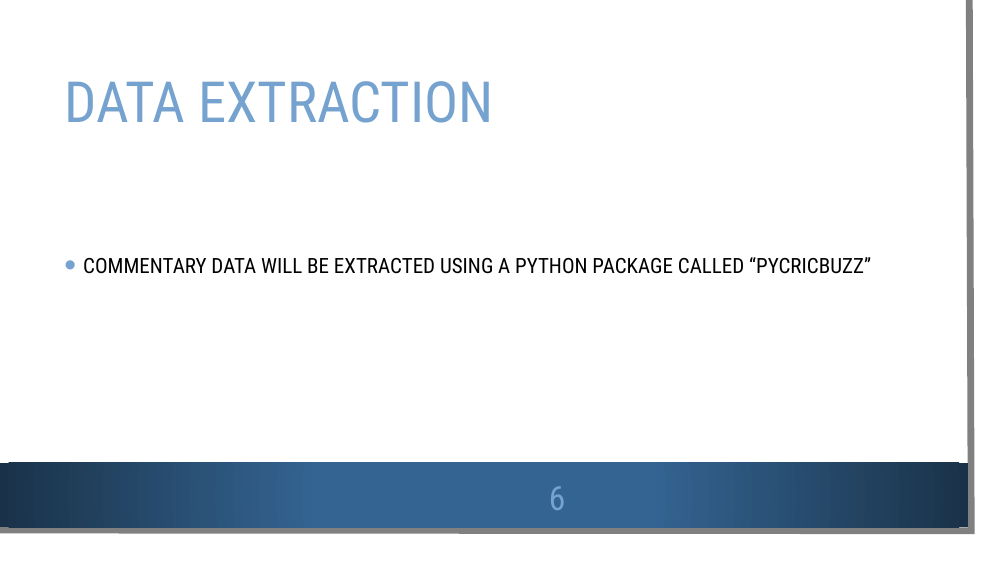
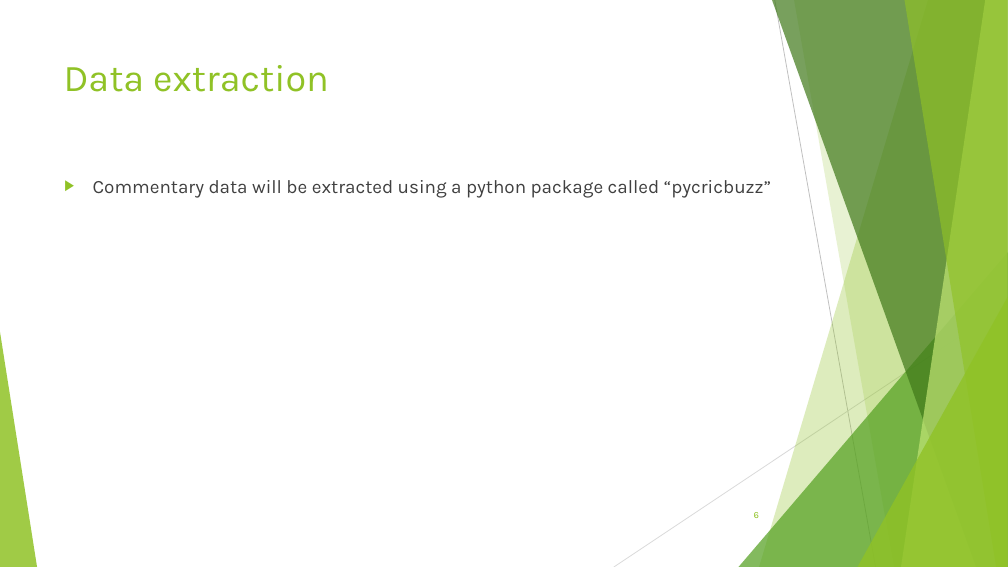
Before and after one commit to Deepthi1003/DataEncoders, a slide deck: slide 6 of Data Encoders.pptx. Drawn at 1008x567 pixels with LibreOffice and Linux fonts; fonts in the diff are those of the drawing; background and template pictures are left out. Boxes give left, top, right and bottom in pixels: in the first picture for what was removed or moved away, otherwise in the second. Text is boxed around its words. In the diff, an @@ line names an element or a change of style, - is before the commit and + after.

Commit message:
Added commentary_analysis.ipynb and Data Encoders.pptx

```diff
--- a/Data Encoders.pptx
+++ b/Data Encoders.pptx
@@ rectangle removed at [0,0,991,550] @@
@@ freeform shape removed at [0,0,972,531] @@
@@ title "Data extraction" at [64,65,329,92]: vertical alignment middle to top @@
@@ title at [64,65,329,92]: text changed; size 54 to 36 pt; font Roboto Condensed to Karla; text colour #75A2CE to #90C226 @@
-DATA EXTRACTION
+Data extraction
@@ text "Commentary data will be extracted ..." at [93,180,771,198]: vertical alignment middle to top @@
@@ text at [93,180,771,198]: text changed; size 20 to 18 pt; font Roboto Condensed to Karla; text colour #000000 to #404040 @@
-• COMMENTARY DATA WILL BE EXTRACTED USING A PYTHON PACKAGE CALLED “PYCRICBUZZ”
+▶ Commentary data will be extracted using a python package called “pycricbuzz”
@@ group added at [0,0,1008,567]: 5 freeform shapes, 3 triangles, 2 lines @@
@@ rectangle removed at [0,463,968,527] @@
@@ page number: place and size @@
-page number at [549,486,566,510]
+page number at [754,512,759,518]
@@ page number at [754,512,759,518]: size 32 to 9 pt, font Roboto Condensed to Karla, text colour #75A2CE to #90C226; alignment centre to right @@
```
Also in this commit, not shown: 15 other slides changed, 1 other file.
